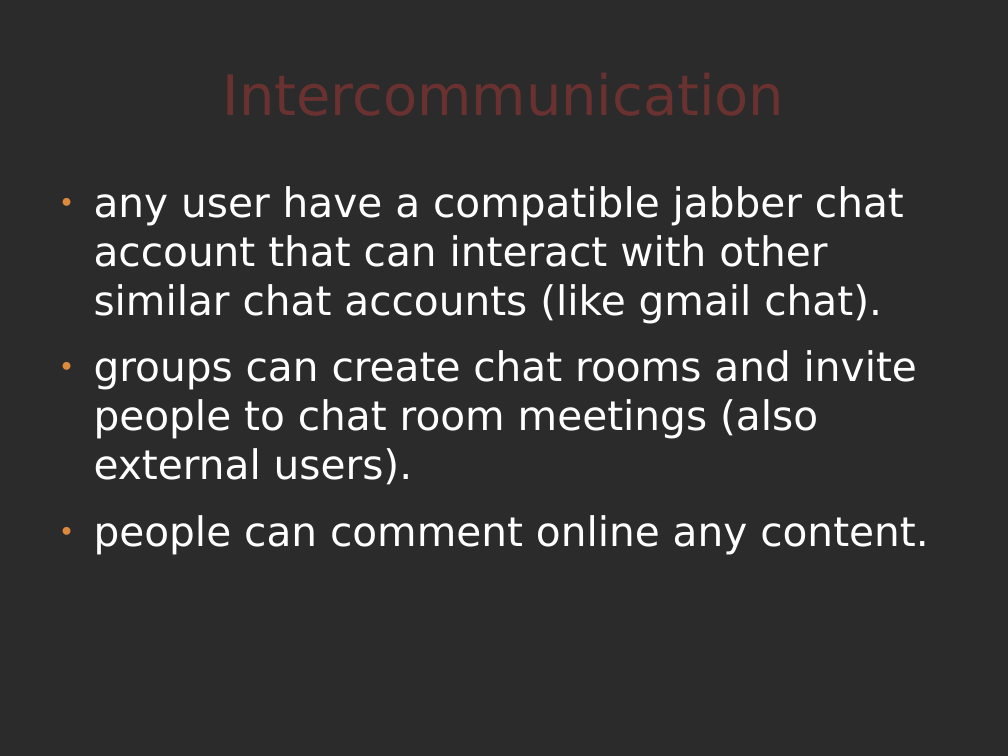
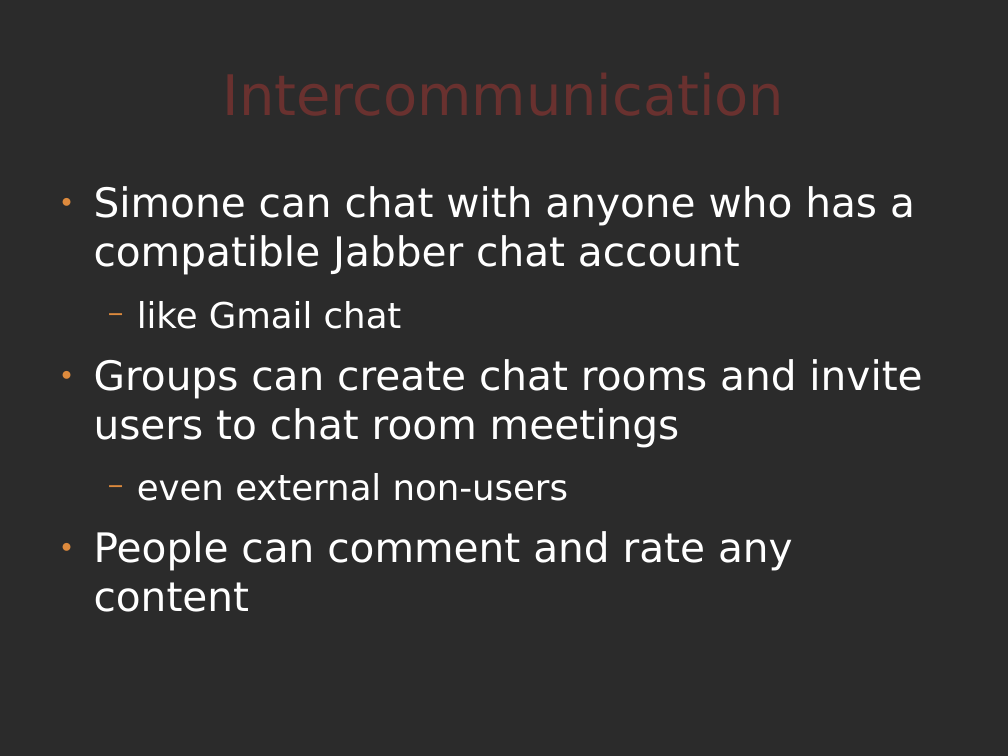
Before and after one commit to comunes/kune, a slide deck: slide 10 of doc/kune-dic-08.odp (slide 11 before the commit). Drawn at 1008x756 pixels with LibreOffice and Linux fonts; fonts in the diff are those of the drawing; background and template pictures are left out; a plain dark background stands for a picture behind light text. Boxes give left, top, right and bottom in pixels: in the first picture for what was removed or moved away, otherwise in the second. Text is boxed around its words. In the diff, an @@ line names an element or a change of style, - is before the commit and + after.

```diff
--- a/doc/kune-dic-08.odp
+++ b/doc/kune-dic-08.odp
@@ text at box(94, 186, 922, 612): text changed @@
-● any user have a compatible jabber chat account that can interact with other similar chat accounts (like gmail chat).
-● groups can create chat rooms and invite people to chat room meetings (also external users).
-● people can comment online any content.
+● Simone can chat with anyone who has a compatible Jabber chat account
+  − like Gmail chat
+● Groups can create chat rooms and invite users to chat room meetings
+  − even external non-users
+● People can comment and rate any content
```
Also in this commit, not shown: 20 other slides changed, 1 slide removed.
